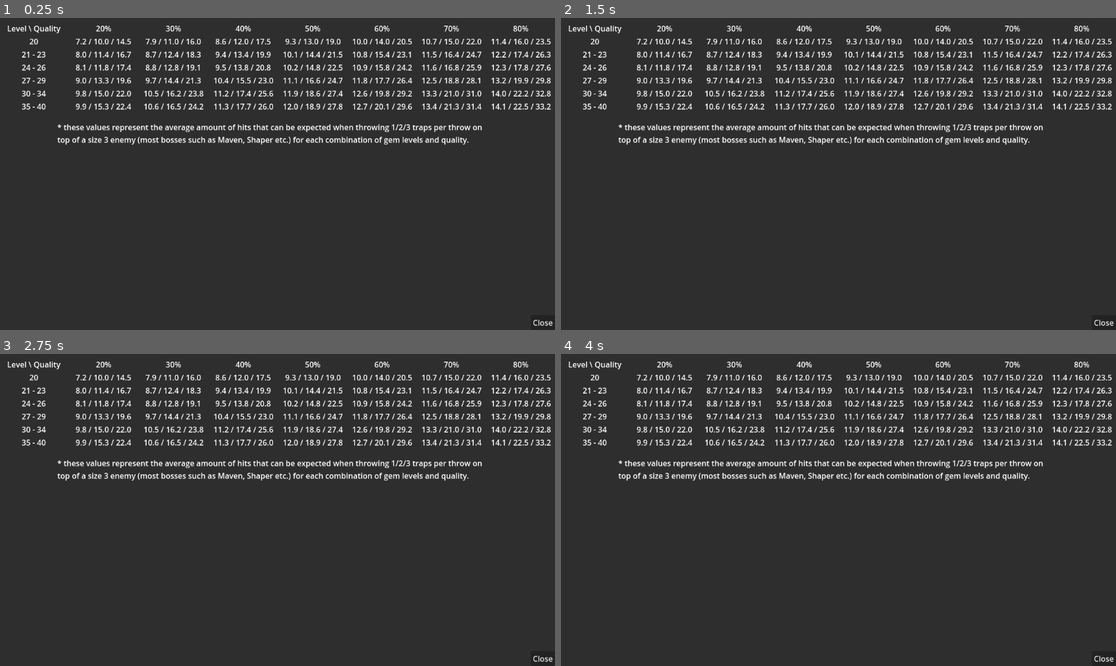
Above: before the commit, frames 1-4 (two rows, left to right).
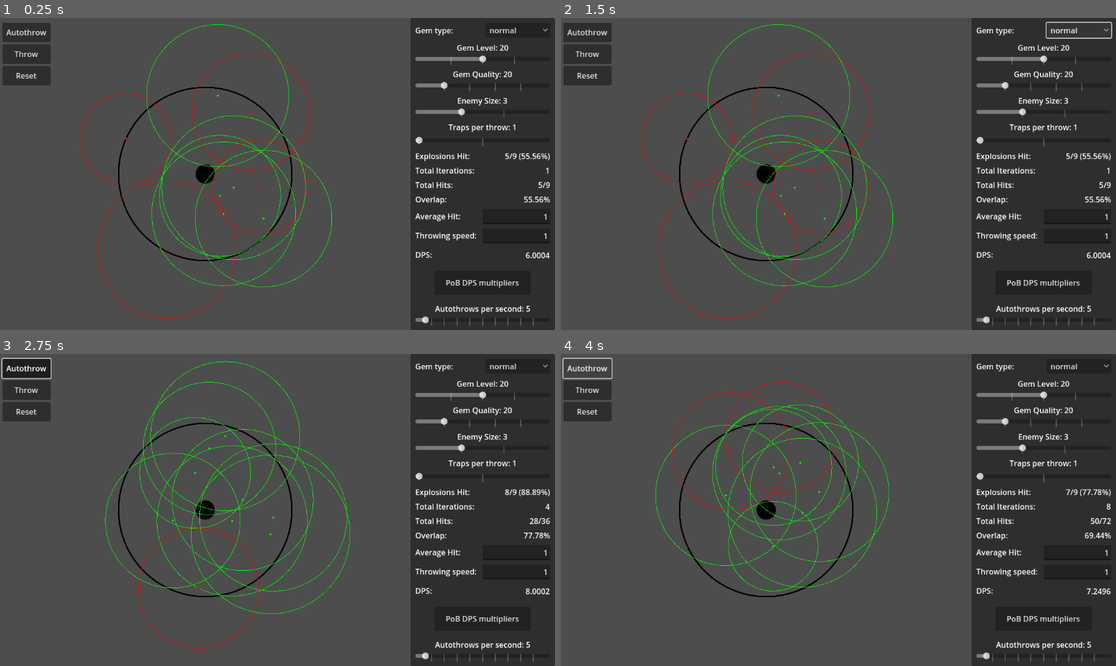
Above: after the commit, the same moments.

Repository: StillProphet/Explosive-Trap-Simulator
Game: Godot game, scene res://simulation.tscn
Two runs of this game, one before a commit and one after it. Both use one fixed random seed, a clock stepped at 60 frames per second and the inputs below.
Inputs:
- Up to frame 1 (0.25 s): no input
- Up to frame 2 (1.5 s): click "normal" at 0.5 s; click "normal" at 1.25 s
- Up to frame 3 (2.75 s): click "Autothrow" at 2 s
- Up to frame 4 (4 s): click "Throw" at 2.75 s; click "Autothrow" at 3.5 s

The runs differ from the first frame. In frame 1, 75% of the frame differs, in the area x 0-100%, y 0-100%; in frame 2, 75%; in frame 3, 75%; in frame 4, 75%.

Commit message:
Update simulation.tscn

Diff:
--- a/simulation.tscn
+++ b/simulation.tscn
@@ -293,6 +293,7 @@
 
 [node name="Statistics" type="Panel" parent="."]
 process_mode = 3
+visible = false
 offset_right = 1152.0
 offset_bottom = 648.0
 theme_override_styles/panel = SubResource("StyleBoxFlat_ngu7l")
@@ -663,7 +664,7 @@
 offset_top = 215.0
 offset_right = 1013.0
 offset_bottom = 464.0
-text = "* these values represent the average amount of hits that can be expected when throwing 1/2/3 traps per throw on top of a size 3 enemy (most bosses such as Maven, Shaper etc.) for each combination of gem levels and quality."
+text = "* these values represent the average amount of hits that can be expected when throwing 1/2/3 traps per throw on top of a size 3 enemy (most bosses such as Maven, Shaper etc.) for each combination of gem levels and quality"
 autowrap_mode = 2
 
 [connection signal="timeout" from="Timer" to="." method="_on_timer_timeout"]
